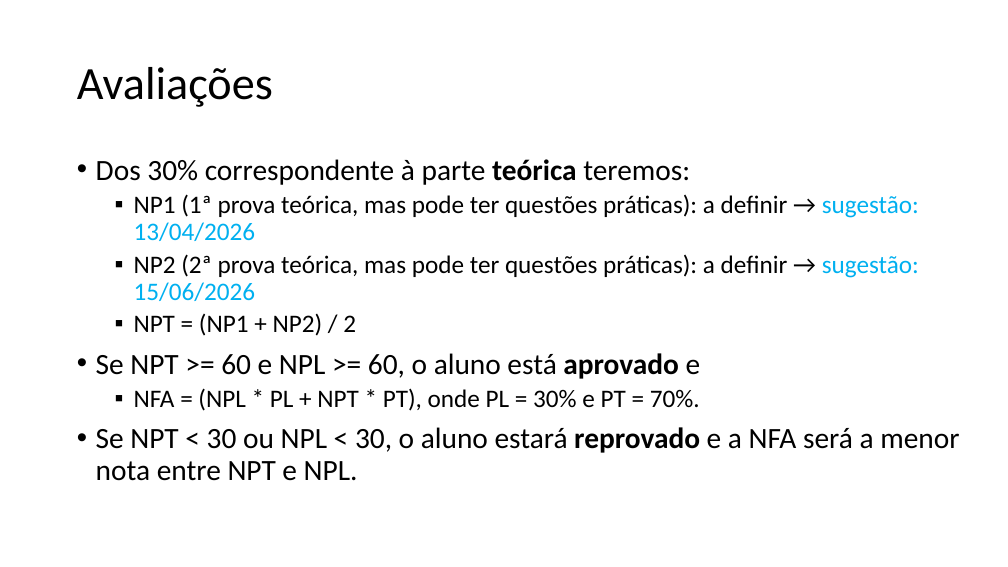
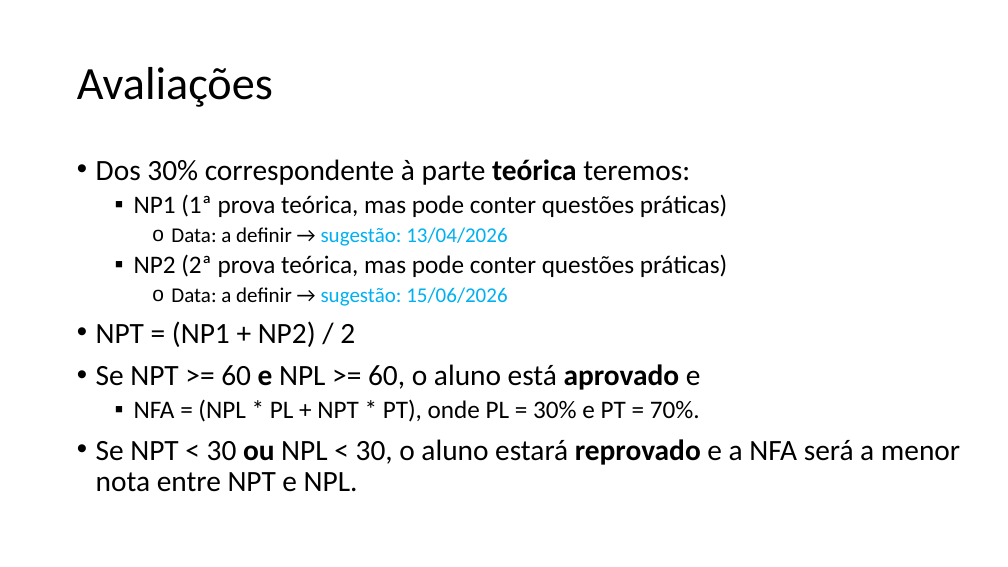
Before and after one commit to zz4fap/c24_inteligencia_artificial, a slide deck: slide 6 of slides/C24_Introdução.pptx. Drawn at 1008x567 pixels with LibreOffice and Linux fonts; fonts in the diff are those of the drawing. Boxes give left, top, right and bottom in pixels: in the first picture for what was removed or moved away, otherwise in the second. Text is boxed around its words. In the diff, an @@ line names an element or a change of style, - is before the commit and + after.

Commit message:
update of slides

```diff
--- a/slides/C24_Introdução.pptx
+++ b/slides/C24_Introdução.pptx
@@ text at [134,194,727,306]: text changed @@
-  ▪ NP1 (1ª prova teórica, mas pode ter questões práticas): a definir → sugestão: 13/04/2026
-  ▪ NP2 (2ª prova teórica, mas pode ter questões práticas): a definir → sugestão: 15/06/2026
+  ▪ NP1 (1ª prova teórica, mas pode conter questões práticas)
+    o Data: a definir → sugestão: 13/04/2026
+  ▪ NP2 (2ª prova teórica, mas pode conter questões práticas)
+    o Data: a definir → sugestão: 15/06/2026
@@ text at [96,321,960,492]: size 24 to 28 pt in "NPT = (NP1 + NP2) / 2"; bold on in "e", "ou"; bullet ▪ to •; list level 2 to 1 in "NPT = (NP1 + NP2) ..." @@
```
Also in this commit, not shown: 21 other slides changed, 1 slide added, 1 other file.
